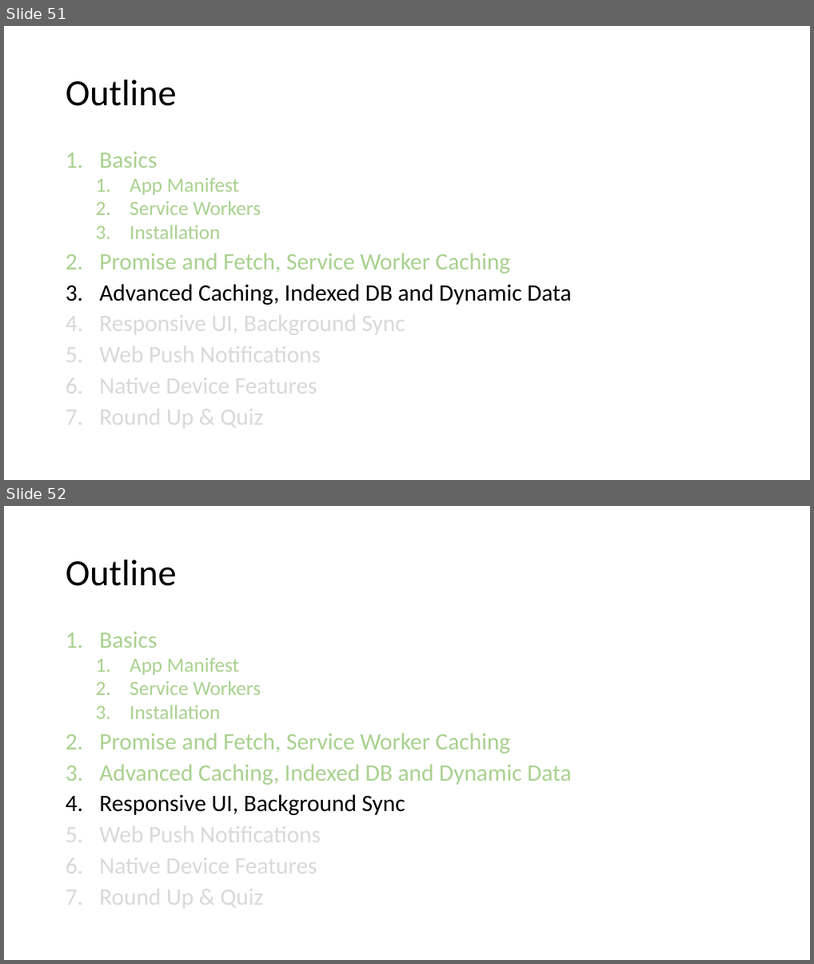
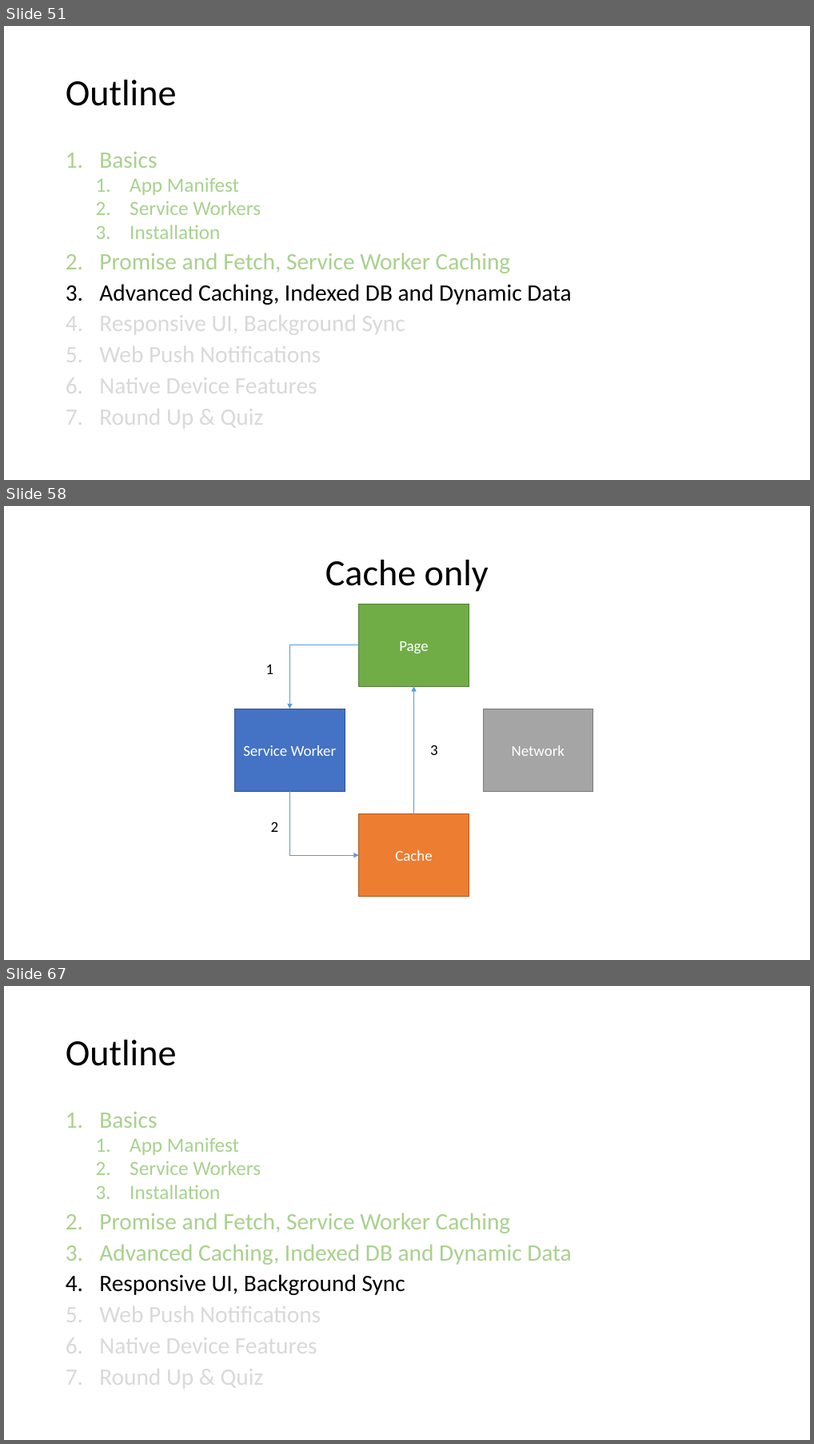
Before and after one commit to SteveNox/PWACourseProgress, a slide deck: course/Progressive Web Apps.pptx. Shown one above the other, each under a label of ours: slides 51 and 52 before the commit, slides 51, 58 and 67 after it; the slides between them are not shown. The pictures are 814x964 and 814x1444 pixels, drawn with LibreOffice and Linux fonts; fonts in the diff are those of the drawing. Boxes give left, top, right and bottom in pixels: in the first picture for what was removed or moved away, otherwise in the second. Text is boxed around its words. In the diff, an @@ line names an element or a change of style, - is before the commit and + after.

```diff
--- a/course/Progressive Web Apps.pptx
+++ b/course/Progressive Web Apps.pptx
@@ slide 58 added at box(4, 506, 810, 960), background #FFFFFF @@
@@ title added at box(326, 560, 489, 592), 44 pt, text #000000 @@
+Cache only
@@ rectangle added at box(359, 604, 470, 687), fill #70AD47, outline #538035 1 pt, 18 pt, text #FFFFFF @@
+Page
@@ elbow arrow added from (359, 645) to (290, 708), #5B9BD5 0.5 pt @@
@@ text added at box(266, 664, 274, 674), 18 pt, text #000000 @@
+1
@@ arrow added from (414, 814) to (414, 686), #5B9BD5 0.5 pt @@
@@ rectangle added at box(235, 708, 345, 792), fill #4472C4, outline #325491 1 pt, 18 pt, text #FFFFFF @@
+Service Worker
@@ rectangle added at box(483, 708, 594, 792), fill #A5A5A5, outline #7A7A7A 1 pt, 18 pt, text #FFFFFF @@
+Network
@@ text added at box(430, 744, 438, 755), 18 pt, text #000000 @@
+3
@@ elbow arrow added from (290, 791) to (359, 855), #5B9BD5 0.5 pt @@
@@ rectangle added at box(359, 814, 470, 896), fill #ED7D31, outline #AF5C24 1 pt, 18 pt, text #FFFFFF @@
+Cache
@@ text added at box(271, 821, 279, 832), 18 pt, text #000000 @@
+2
@@ what was slide 52 is now slide 67 @@
```
Also in this commit, not shown: 14 other slides added, 5 other files.
